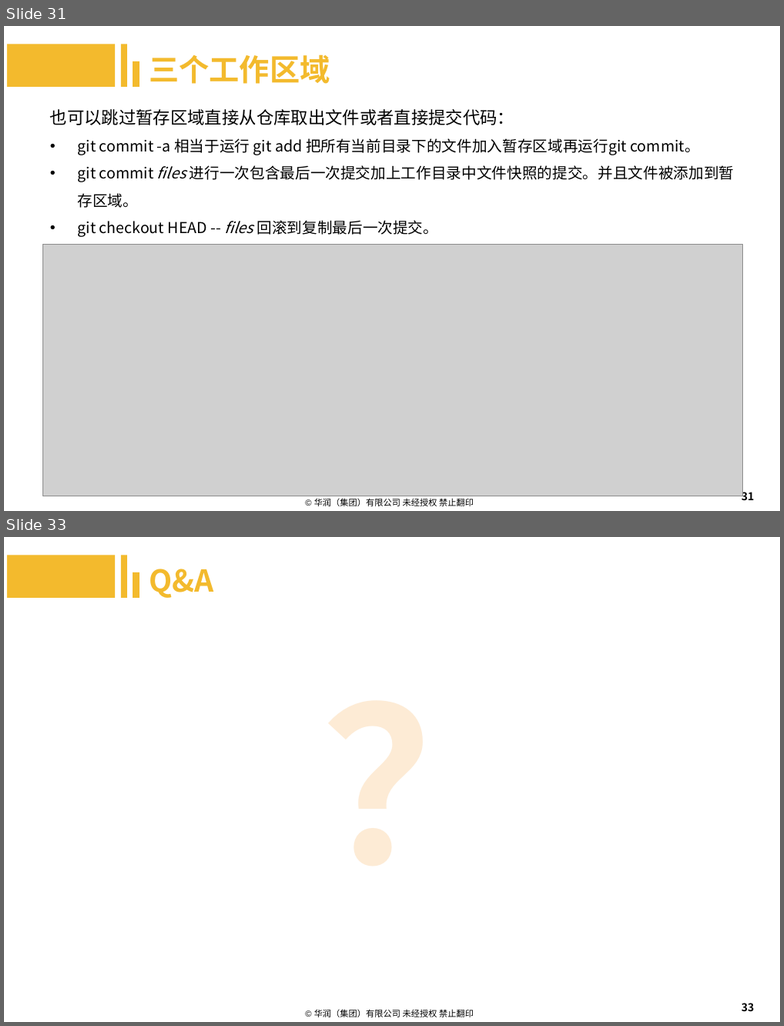
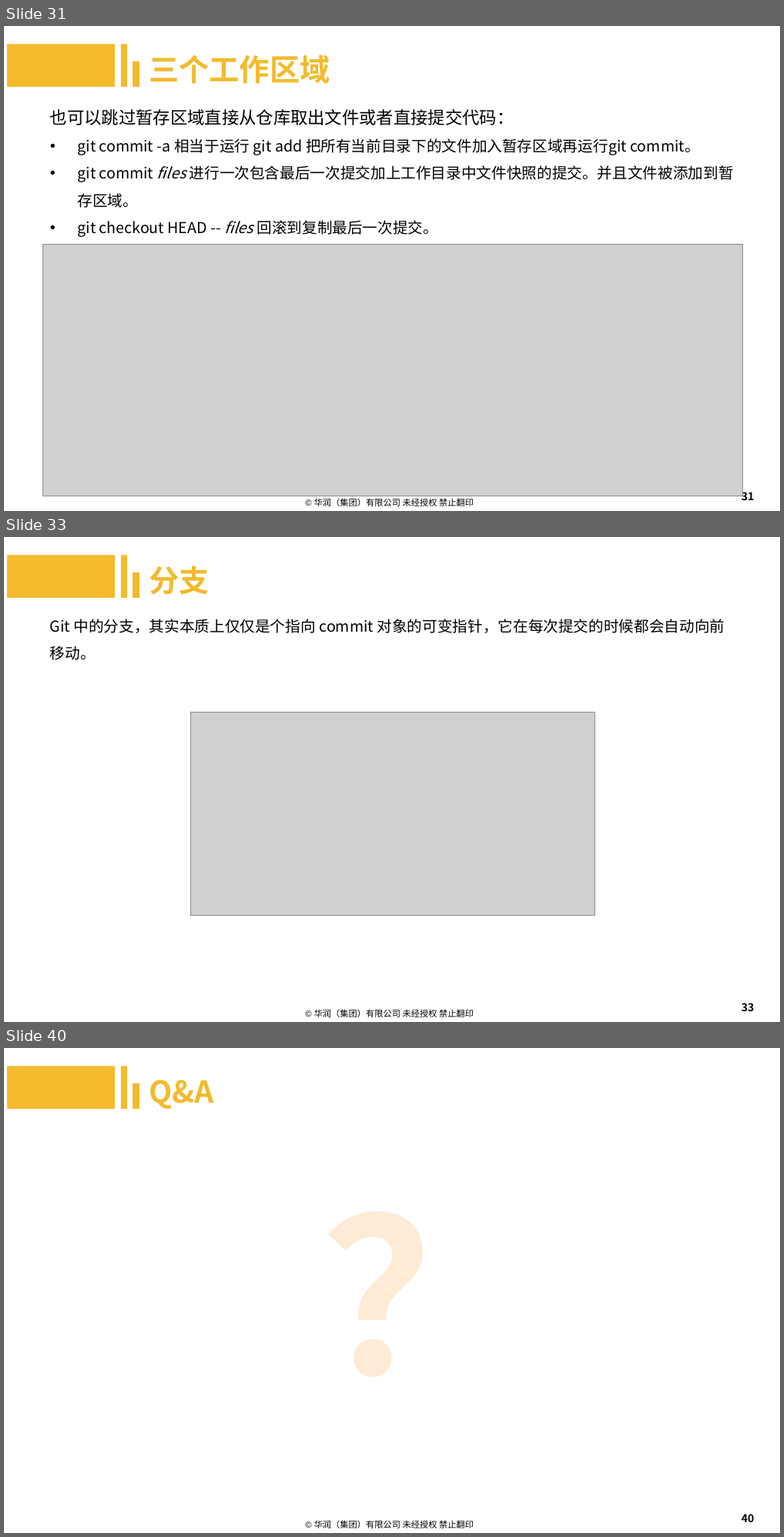
Before and after one commit to machenzhao/git-present, a slide deck: Git.pptx. Shown one above the other, each under a label of ours: slides 31 and 33 before the commit, slides 31, 33 and 40 after it; the slides between them are not shown. The pictures are 784x1026 and 784x1537 pixels, drawn with LibreOffice and Linux fonts; fonts in the diff are those of the drawing; grey boxes stand for pictures; background and template pictures are left out. Boxes give left, top, right and bottom in pixels: in the first picture for what was removed or moved away, otherwise in the second. Text is boxed around its words. In the diff, an @@ line names an element or a change of style, - is before the commit and + after.

Commit message:
更新分支和HEAD

```diff
--- a/Git.pptx
+++ b/Git.pptx
@@ slide 33 added at box(4, 537, 780, 1022), background #FFFFFF; not listed: 1 template element that a slide beside it also shows @@
@@ rectangle added at box(7, 555, 115, 598), fill #F3BA2D @@
@@ rectangle added at box(121, 555, 127, 598), fill #F3BA2D @@
@@ rectangle added at box(133, 572, 140, 599), fill #F3BA2D @@
@@ text added at box(149, 565, 209, 595), 28 pt, text #F3BA2D, bold @@
+分支
@@ text added at box(50, 619, 725, 660), 14 pt, text #000000 @@
+Git 中的分支，其实本质上仅仅是个指向 commit 对象的可变指针，它在每次提交的时候都会自动向前移动。
@@ picture added at box(191, 713, 595, 915) @@
@@ page number added at box(742, 1003, 754, 1011), 10 pt, text #000000 @@
+33
@@ what was slide 33 is now slide 40 @@
@@ page number at box(742, 1514, 754, 1522): text changed @@
-33
+40
```
Also in this commit, not shown: 7 other slides added, 1 slide removed.
